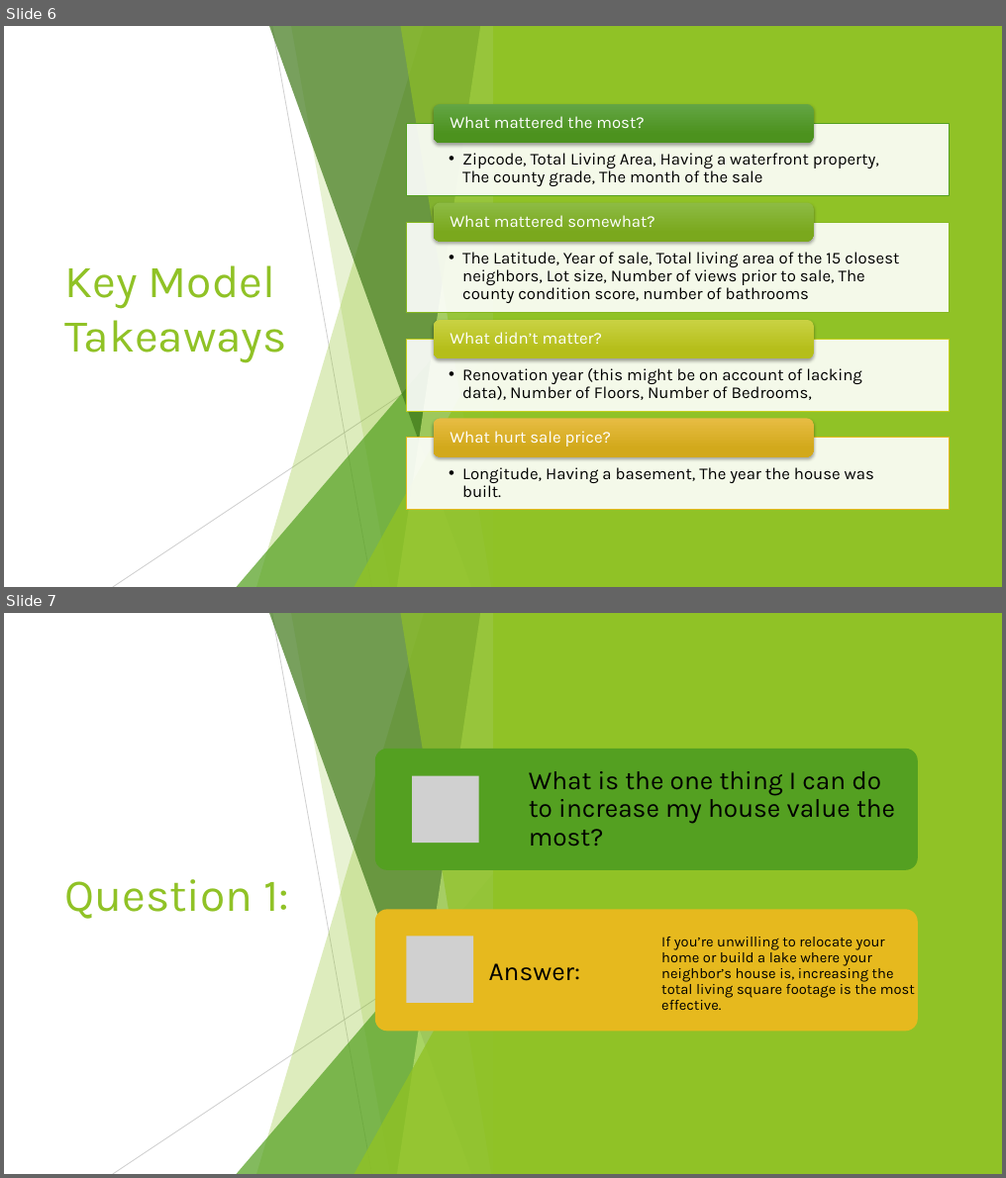
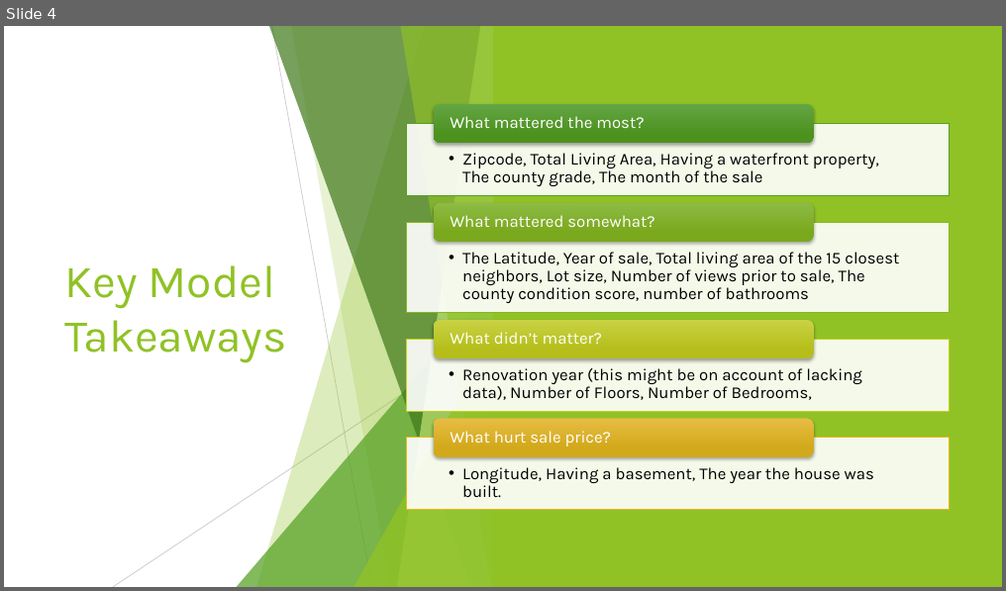
Before and after one commit to minthammock/dsc-mod-2-project-v2-1-onl01-dtsc-pt-041320, a slide deck: Non-Technical.pptx. Shown one above the other, each under a label of ours: slides 6 and 7 before the commit, slide 4 after it. The pictures are 1006x1178 and 1006x591 pixels, drawn with LibreOffice and Linux fonts; fonts in the diff are those of the drawing; grey boxes stand for pictures. Boxes give left, top, right and bottom in pixels: in the first picture for what was removed or moved away, otherwise in the second. Text is boxed around its words. In the diff, an @@ line names an element or a change of style, - is before the commit and + after.

```diff
--- a/Non-Technical.pptx
+++ b/Non-Technical.pptx
@@ slide 7 removed at bbox=[4, 613, 1002, 1174], background #FFFFFF; not listed: 10 template elements that a slide beside it also shows @@
@@ rectangle removed at bbox=[4, 613, 1002, 1174] @@
@@ rectangle removed at bbox=[494, 613, 1002, 1174] @@
@@ title removed at bbox=[64, 879, 290, 919] @@
-Question 1:
@@ group removed at bbox=[113, 613, 503, 1174]: 5 freeform shapes, 2 lines, 2 triangles @@
@@ group removed at bbox=[375, 749, 918, 1032]: 3 texts, 2 rounded rectangles, 2 pictures @@
-What is the one thing I can do to increase my house value the most?
-Answer:
-If you’re unwilling to relocate your home or build a lake where your neighbor’s house is, increasing the total living square footage is the most effective.
@@ what was slide 6 is now slide 4 @@
```
Also in this commit, not shown: 4 slides changed, 5 slides added, 5 other slides removed, 2 other files.
